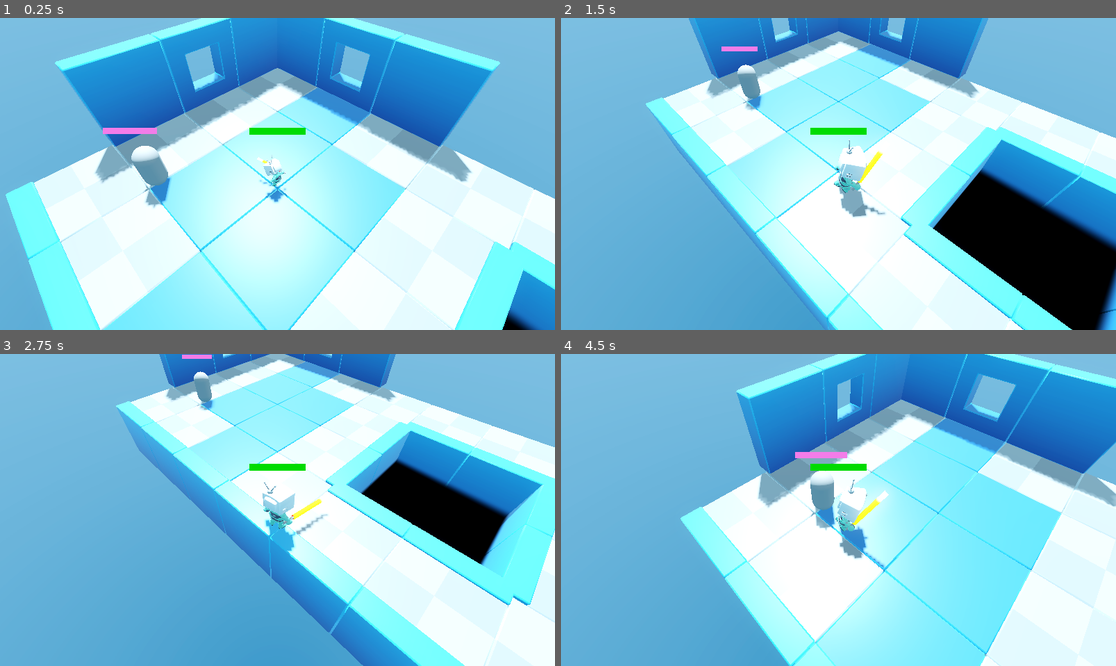
Above: before the commit, frames 1-4 (two rows, left to right).
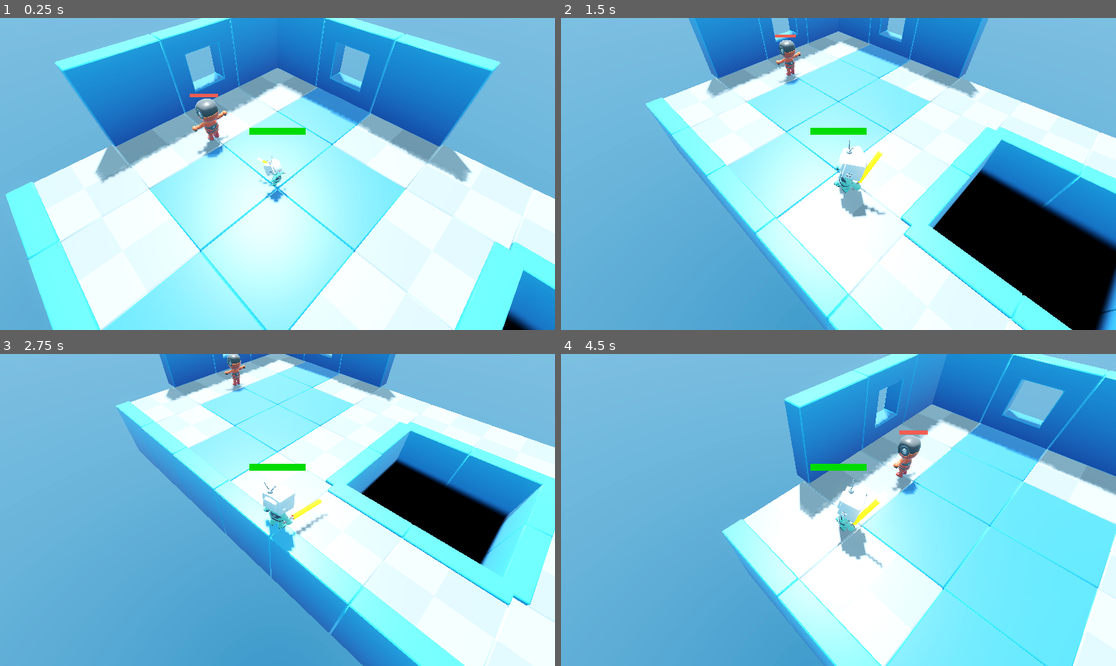
Above: after the commit, the same moments.

Repository: markj-66/godot-roguelite-project
Game: Godot game, scene res://Levels/LevelTemplate.tscn
Same seed, same stepped clock (60 frames per second), same inputs: the game is played once before the commit and once after it.
Inputs (mouse positions are in pixels of both pictures, inside the frame that each line leads up to):
- Up to frame 1 (0.25 s): no input
- Up to frame 2 (1.5 s): tap Enter (ui_accept) at 0.5, 0.77 s; move the mouse to (960, 158) at 0.52 s; press the mouse at (960, 158) at 0.53 s; hold D (move_right) 0.53-1.28 s; move the mouse to (727, 189) at 1.27 s; release the mouse at (727, 189) at 1.28 s; hold S (move_back) from 1.28 s (still down); tap Space (dash) at 1.35 s
- Up to frame 3 (2.75 s): tap Enter (ui_accept) at 1.52 s; move the mouse to (333, 441) at 2.02 s; release S (move_back) at 2.03 s; press the mouse at (333, 441) at 2.03 s; hold D (move_right) from 2.03 s (still down)
- Up to frame 4 (4.5 s): move the mouse to (810, 572) at 2.77 s; release D (move_right) at 2.78 s; release the mouse at (810, 572) at 2.78 s; hold W (move_forward) 2.78-3.53 s; tap Space (dash) at 2.85, 4.35 s; tap Enter (ui_accept) at 3.02, 3.77 s; move the mouse to (1005, 556) at 3.52 s; press the mouse at (1005, 556) at 3.53 s; hold A (move_left) from 3.53 s (still down); move the mouse to (672, 463) at 4.27 s; release the mouse at (672, 463) at 4.28 s

The runs differ from the first frame. In frame 1, 1.7% of the frame differs, in the area x 18-42%, y 24-62%; in frame 2, 0.8%; in frame 3, 0.6%; in frame 4, 38%, in the area x 21-100%, y 0-100%.

Commit message:
Added basic enemy

Diff:
--- /dev/null
+++ b/Enemy/animated_enemy.tscn
@@ -0,0 +1,124 @@
+[gd_scene format=3 uid="uid://b7usbbh1tfnjv"]
+
+[ext_resource type="PackedScene" uid="uid://bjyddhs4xquvp" path="res://Assets/KayKit_Assets/KayKit_GameDevTV_Enemies_Character_Pack_1.0/Characters/gltf/Enemy_Medium.glb" id="1_g45cs"]
+[ext_resource type="Animation" uid="uid://c1bxm6amiw2rr" path="res://Assets/KayKit_Assets/KayKit_Character_Animations_1.0/Animations/gltf/Rig_Medium/Animations/Hit_A.res" id="2_b6t3m"]
+[ext_resource type="Animation" uid="uid://c1be7t3kdyok5" path="res://Assets/KayKit_Assets/KayKit_Character_Animations_1.0/Animations/gltf/Rig_Medium/Animations/Idle_A.res" id="3_ipeb3"]
+[ext_resource type="Animation" uid="uid://wstyutqav8dy" path="res://Assets/KayKit_Assets/KayKit_Character_Animations_1.0/Animations/gltf/Rig_Medium/Animations/Running_B.res" id="4_lxq1s"]
+[ext_resource type="Animation" uid="uid://bsuljiyu6i40b" path="res://Assets/KayKit_Assets/KayKit_Character_Animations_1.0/Animations/gltf/Rig_Medium/Animations/Spawn_Ground.res" id="5_qbo8f"]
+
+[sub_resource type="AnimationLibrary" id="AnimationLibrary_pje6n"]
+_data = {
+&"Hit_A": ExtResource("2_b6t3m"),
+&"Idle_A": ExtResource("3_ipeb3"),
+&"Running_B": ExtResource("4_lxq1s"),
+&"Spawn_Ground": ExtResource("5_qbo8f")
+}
+
+[sub_resource type="AnimationNodeAnimation" id="AnimationNodeAnimation_nqs35"]
+animation = &"EnemyAnimations/Hit_A"
+
+[sub_resource type="AnimationNodeAnimation" id="AnimationNodeAnimation_8wj31"]
+animation = &"EnemyAnimations/Spawn_Ground"
+
+[sub_resource type="AnimationNodeAnimation" id="AnimationNodeAnimation_af5ud"]
+animation = &"EnemyAnimations/Idle_A"
+
+[sub_resource type="AnimationNodeAnimation" id="AnimationNodeAnimation_er1a1"]
+animation = &"EnemyAnimations/Running_B"
+
+[sub_resource type="AnimationNodeBlendSpace1D" id="AnimationNodeBlendSpace1D_phjxc"]
+blend_point_0/node = SubResource("AnimationNodeAnimation_af5ud")
+blend_point_0/pos = -1.0
+blend_point_0/name = &"EnemyAnimations_Idle_A"
+blend_point_1/node = SubResource("AnimationNodeAnimation_er1a1")
+blend_point_1/pos = 1.0
+blend_point_1/name = &"EnemyAnimations_Running_B"
+
+[sub_resource type="AnimationNodeStateMachineTransition" id="AnimationNodeStateMachineTransition_7e68y"]
+xfade_time = 0.2
+switch_mode = 2
+advance_mode = 2
+
+[sub_resource type="AnimationNodeStateMachineTransition" id="AnimationNodeStateMachineTransition_nxi5q"]
+
+[sub_resource type="AnimationNodeStateMachineTransition" id="AnimationNodeStateMachineTransition_tlxba"]
+xfade_time = 0.2
+switch_mode = 2
+advance_mode = 2
+
+[sub_resource type="AnimationNodeStateMachine" id="AnimationNodeStateMachine_uk0tf"]
+states/EnemyAnimations_Hit_A/node = SubResource("AnimationNodeAnimation_nqs35")
+states/EnemyAnimations_Hit_A/position = Vector2(1021.2, 201.6)
+states/EnemyAnimations_Spawn_Ground/node = SubResource("AnimationNodeAnimation_8wj31")
+states/EnemyAnimations_Spawn_Ground/position = Vector2(392.40002, 164.8)
+states/MoveSpace/node = SubResource("AnimationNodeBlendSpace1D_phjxc")
+states/MoveSpace/position = Vector2(766.80005, 280.8)
+transitions = ["EnemyAnimations_Spawn_Ground", "MoveSpace", SubResource("AnimationNodeStateMachineTransition_7e68y"), "MoveSpace", "EnemyAnimations_Hit_A", SubResource("AnimationNodeStateMachineTransition_nxi5q"), "EnemyAnimations_Hit_A", "MoveSpace", SubResource("AnimationNodeStateMachineTransition_tlxba")]
+graph_offset = Vector2(98.555305, 0)
+
+[node name="AnimatedEnemy" type="Node3D" unique_id=2009153407]
+
+[node name="Enemy_Medium" parent="." unique_id=725202374 instance=ExtResource("1_g45cs")]
+
+[node name="Skeleton3D" parent="Enemy_Medium/Rig_Medium" parent_id_path=PackedInt32Array(725202374, 2113355319) index="0" unique_id=955855821]
+bones/1/position = Vector3(0, 0.38743487, 0)
+bones/1/rotation = Quaternion(0.006765063, 0.04011453, -0.00027159977, 0.9991722)
+bones/1/scale = Vector3(0.99999994, 1, 0.99999994)
+bones/2/rotation = Quaternion(0.0025290768, 0.0049974346, -0.0028222553, 0.99998033)
+bones/2/scale = Vector3(1.0000001, 1, 1.0000001)
+bones/3/rotation = Quaternion(0.007877977, 1.3056596e-06, 0.00040303922, 0.99996895)
+bones/3/scale = Vector3(1, 0.9999999, 1)
+bones/4/position = Vector3(0.21200737, 0.13372049, -0.0021177595)
+bones/4/rotation = Quaternion(-0.5353234, -0.098192744, -0.75879234, 0.35780072)
+bones/4/scale = Vector3(0.9999993, 0.99999905, 0.9999998)
+bones/5/rotation = Quaternion(8.083199e-09, -6.3943915e-08, -0.3830171, 0.9237413)
+bones/5/scale = Vector3(1.0000004, 0.9999998, 1)
+bones/6/rotation = Quaternion(1.40810315e-08, -6.861141e-09, 0.0266581, 0.99964464)
+bones/6/scale = Vector3(1.0000001, 1, 1)
+bones/7/rotation = Quaternion(-0.21922776, -0.3343818, 0.15325785, 0.90368146)
+bones/7/scale = Vector3(0.99999976, 1.0000001, 1.0000004)
+bones/8/position = Vector3(5.138524e-10, 0.09612512, -0.057500012)
+bones/8/rotation = Quaternion(-0.0024477683, -0.0038619267, -0.7133378, 0.70080554)
+bones/8/scale = Vector3(1, 1, 1)
+bones/9/rotation = Quaternion(-0.0141032655, -0.035827782, 1.0071788e-05, 0.99925846)
+bones/9/scale = Vector3(0.99999994, 1, 1)
+bones/10/position = Vector3(-0.21200736, 0.13454394, 0.002117928)
+bones/10/rotation = Quaternion(-0.57695585, 0.051267598, 0.7196908, 0.3828039)
+bones/10/scale = Vector3(0.9999992, 0.99999887, 0.9999998)
+bones/11/rotation = Quaternion(-1.04070095e-08, 4.6999283e-08, 0.4028724, 0.91525614)
+bones/11/scale = Vector3(1.0000004, 0.99999976, 1.0000001)
+bones/12/rotation = Quaternion(2.1271752e-10, 6.365033e-09, -0.026658092, 0.99964464)
+bones/12/scale = Vector3(0.99999994, 0.99999994, 1)
+bones/13/rotation = Quaternion(-0.2003329, 0.38877788, -0.12375946, 0.8907313)
+bones/13/scale = Vector3(0.9999996, 0.99999994, 1.0000005)
+bones/14/position = Vector3(-1.4364023e-08, 0.09612518, -0.057500012)
+bones/14/rotation = Quaternion(-0.0038406558, -0.00376668, 0.6965896, 0.71744967)
+bones/14/scale = Vector3(1, 1.0000001, 1.0000001)
+bones/15/position = Vector3(-0.17094508, 0.11358731, -0.0047623077)
+bones/15/rotation = Quaternion(0.9978451, -0.027258689, 0.029422479, 0.05192806)
+bones/15/scale = Vector3(0.9999999, 0.99999976, 1.0000008)
+bones/16/rotation = Quaternion(0.3256964, -6.2724766e-08, 2.2831924e-07, 0.94547445)
+bones/16/scale = Vector3(0.99999994, 0.9999998, 0.99999994)
+bones/17/rotation = Quaternion(-0.5628648, 0.10660064, -0.0066456553, 0.8196191)
+bones/17/scale = Vector3(0.99999976, 1.0000006, 0.99999917)
+bones/18/rotation = Quaternion(-8.304722e-05, 0.92021984, -0.39140177, 1.8867828e-05)
+bones/18/scale = Vector3(1.0000002, 0.9999978, 1.0000025)
+bones/19/position = Vector3(0.17094508, 0.113688685, 0.004758811)
+bones/19/rotation = Quaternion(0.9896723, 0.05157692, 0.06745708, 0.11549087)
+bones/19/scale = Vector3(0.9999999, 0.9999997, 1.0000008)
+bones/20/rotation = Quaternion(0.28884137, 6.499221e-08, -1.9241777e-07, 0.957377)
+bones/20/scale = Vector3(1.0000004, 1, 1.0000001)
+bones/21/rotation = Quaternion(-0.5460671, -0.1072966, 0.03621969, 0.8300519)
+bones/21/scale = Vector3(1.0000004, 1.0000007, 0.9999992)
+bones/22/rotation = Quaternion(1.4281219e-05, 0.9202374, -0.39136067, -3.1760649e-06)
+bones/22/scale = Vector3(1.0000001, 0.99999744, 1.0000029)
+
+[node name="AnimationPlayer" type="AnimationPlayer" parent="Enemy_Medium" unique_id=1166953589]
+libraries/EnemyAnimations = SubResource("AnimationLibrary_pje6n")
+
+[node name="AnimationTree" type="AnimationTree" parent="Enemy_Medium" unique_id=1403587165]
+tree_root = SubResource("AnimationNodeStateMachine_uk0tf")
+anim_player = NodePath("../AnimationPlayer")
+parameters/MoveSpace/blend_position = -0.8589365
+
+[editable path="Enemy_Medium"]
--- /dev/null
+++ b/Enemy/enemy.gd
@@ -0,0 +1,2 @@
+extends CharacterBody3D
+class_name Enemy
--- /dev/null
+++ b/Enemy/enemy.tscn
@@ -0,0 +1,37 @@
+[gd_scene format=3 uid="uid://bk4gxfbdgjgln"]
+
+[ext_resource type="Script" uid="uid://ckkuvd66di6ni" path="res://Enemy/enemy.gd" id="1_eqilm"]
+[ext_resource type="Script" uid="uid://bdisjfqdmyaha" path="res://Components/HealthComponent.gd" id="1_px1sc"]
+[ext_resource type="PackedScene" uid="uid://bwo2c4dl16ces" path="res://Components/health_bar.tscn" id="2_am0pq"]
+[ext_resource type="PackedScene" uid="uid://b7usbbh1tfnjv" path="res://Enemy/animated_enemy.tscn" id="2_ncf7h"]
+[ext_resource type="AudioStream" uid="uid://bhd6x8sglgt14" path="res://Assets/Audio/hit.ogg" id="3_am0pq"]
+
+[sub_resource type="CapsuleShape3D" id="CapsuleShape3D_uk0tf"]
+
+[node name="Enemy" type="CharacterBody3D" unique_id=2015172738]
+collision_layer = 3
+script = ExtResource("1_eqilm")
+
+[node name="AnimationAnchor" type="Node3D" parent="." unique_id=161838555]
+transform = Transform3D(1, 0, 0, 0, 1, 0, 0, 0, 1, 0, 1, 0)
+
+[node name="AnimatedEnemy" parent="AnimationAnchor" unique_id=2009153407 instance=ExtResource("2_ncf7h")]
+transform = Transform3D(1, 0, 0, 0, 1, 0, 0, 0, 1, 0, -1, 0)
+
+[node name="CollisionShape3D" type="CollisionShape3D" parent="." unique_id=1891864345]
+transform = Transform3D(1, 0, 0, 0, 1, 0, 0, 0, 1, 0, 1, 0)
+shape = SubResource("CapsuleShape3D_uk0tf")
+
+[node name="HealthComponent" type="Node" parent="." unique_id=1223177795 node_paths=PackedStringArray("hit_audio")]
+script = ExtResource("1_px1sc")
+hit_audio = NodePath("../HitAudio")
+max_health = 40.0
+
+[node name="HealthBar" parent="." unique_id=609341116 node_paths=PackedStringArray("health_component") instance=ExtResource("2_am0pq")]
+transform = Transform3D(1, 0, 0, 0, 1, 0, 0, 0, 1, 0, 2.5, 0)
+health_component = NodePath("../HealthComponent")
+health_color = Color(0.8901961, 0.2901961, 0.25882354, 1)
+
+[node name="HitAudio" type="AudioStreamPlayer3D" parent="." unique_id=1672568811]
+stream = ExtResource("3_am0pq")
+bus = &"SFX"
--- a/Levels/LevelTemplate.tscn
+++ b/Levels/LevelTemplate.tscn
@@ -1,10 +1,9 @@
 [gd_scene format=3 uid="uid://dyj3auoai18wd"]
 
 [ext_resource type="PackedScene" uid="uid://dveet4y3bg7gi" path="res://Player/player.tscn" id="2_ersrp"]
-[ext_resource type="Script" uid="uid://bdisjfqdmyaha" path="res://Components/HealthComponent.gd" id="4_ersrp"]
 [ext_resource type="Script" uid="uid://30na7or3infw" path="res://Levels/world_boundary.gd" id="5_kv2lc"]
-[ext_resource type="PackedScene" uid="uid://bwo2c4dl16ces" path="res://Components/health_bar.tscn" id="5_vjhoh"]
 [ext_resource type="VoxelGIData" uid="uid://dofj4wjwcunb2" path="res://Levels/GlobalIlluminationData/level_template_voxel_gi_data.tres" id="6_6ghb1"]
+[ext_resource type="PackedScene" uid="uid://bk4gxfbdgjgln" path="res://Enemy/enemy.tscn" id="6_vjhoh"]
 [ext_resource type="MeshLibrary" uid="uid://cbw5qq7imfwn5" path="res://Levels/Gridmap/floormap.tres" id="7_vjhoh"]
 [ext_resource type="MeshLibrary" uid="uid://10ib4mm1ty30" path="res://Levels/Gridmap/wall_map.tres" id="8_g8k58"]
 
@@ -32,10 +31,6 @@
 polygons = [PackedInt32Array(3, 2, 0), PackedInt32Array(0, 2, 1)]
 sample_partition_type = 2
 geometry_parsed_geometry_type = 1
-
-[sub_resource type="CapsuleMesh" id="CapsuleMesh_uk0tf"]
-
-[sub_resource type="CapsuleShape3D" id="CapsuleShape3D_uk0tf"]
 
 [sub_resource type="PlaneMesh" id="PlaneMesh_uk0tf"]
 size = Vector2(8, 8)
@@ -84,28 +79,6 @@
 [node name="Player" parent="." unique_id=602303743 instance=ExtResource("2_ersrp")]
 transform = Transform3D(1, 0, 0, 0, 1, 0, 0, 0, 1, 0, 1, 0)
 
-[node name="StaticBody3D" type="StaticBody3D" parent="." unique_id=2073905181]
-transform = Transform3D(1, 0, 0, 0, 1, 0, 0, 0, 1, 3.472775, 0, 0)
-collision_layer = 3
-
-[node name="MeshInstance3D" type="MeshInstance3D" parent="StaticBody3D" unique_id=1563084653]
-transform = Transform3D(1, 0, 0, 0, 1, 0, 0, 0, 1, 0, 1.0566499, 3.9763608)
-gi_mode = 0
-mesh = SubResource("CapsuleMesh_uk0tf")
-
-[node name="CollisionShape3D" type="CollisionShape3D" parent="StaticBody3D" unique_id=1244401784]
-transform = Transform3D(1, 0, 0, 0, 1, 0, 0, 0, 1, 0, 1, 4)
-shape = SubResource("CapsuleShape3D_uk0tf")
-debug_color = Color(0.8039216, 0.09803922, 0.8235294, 0.6745098)
-
-[node name="HealthComponent" type="Node" parent="StaticBody3D" unique_id=1427365234]
-script = ExtResource("4_ersrp")
-
-[node name="HealthBar" parent="StaticBody3D" unique_id=609341116 node_paths=PackedStringArray("health_component") instance=ExtResource("5_vjhoh")]
-transform = Transform3D(1.5, 0, 0, 0, 1.5, 0, 0, 0, 1.5, 0, 3, 3.912)
-health_component = NodePath("../HealthComponent")
-health_color = Color(0.90061414, 0.38160056, 0.82914793, 1)
-
 [node name="Pit" type="MeshInstance3D" parent="." unique_id=1847991846]
 transform = Transform3D(1, 0, 0, 0, 1, 0, 0, 0, 1, 0, -2, -12)
 mesh = SubResource("PlaneMesh_uk0tf")
@@ -122,3 +95,6 @@
 transform = Transform3D(1, 0, 0, 0, 1, 0, 0, 0, 1, 0, 2, -6)
 size = Vector3(20, 16, 32)
 data = ExtResource("6_6ghb1")
+
+[node name="Enemy" parent="." unique_id=2015172738 instance=ExtResource("6_vjhoh")]
+transform = Transform3D(1, 0, 0, 0, 1, 0, 0, 0, 1, 0, 0, 4.689)
--- a/project.godot
+++ b/project.godot
@@ -15,6 +15,10 @@
 config/features=PackedStringArray("4.7", "Forward Plus")
 config/icon="uid://cai13gaviuuvu"
 
+[audio]
+
+buses/default_bus_layout="uid://c2ywkcmpfnaml"
+
 [display]
 
 window/size/mode=3
@@ -27,6 +31,7 @@
 
 folder_colors={
 "res://Assets/": "red",
+"res://Enemy/": "purple",
 "res://Levels/": "orange",
 "res://Player/": "yellow",
 "res://Singletons/": "green",
Not shown, added: Enemy/enemy.gd.uid
